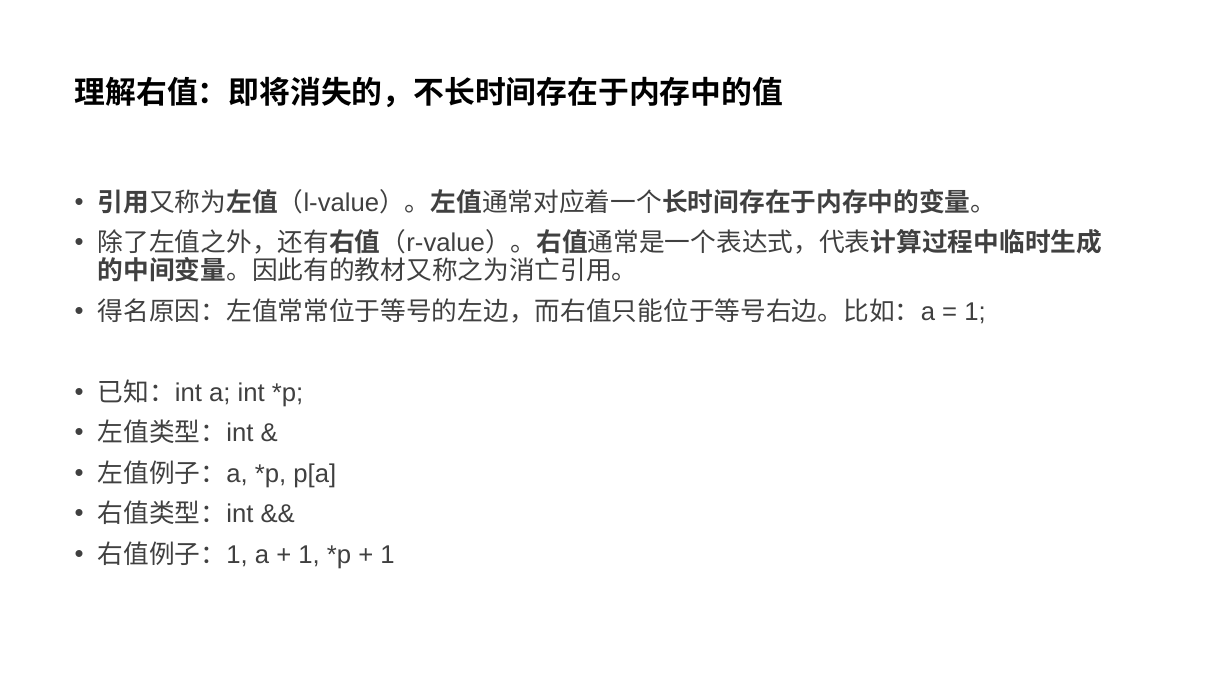
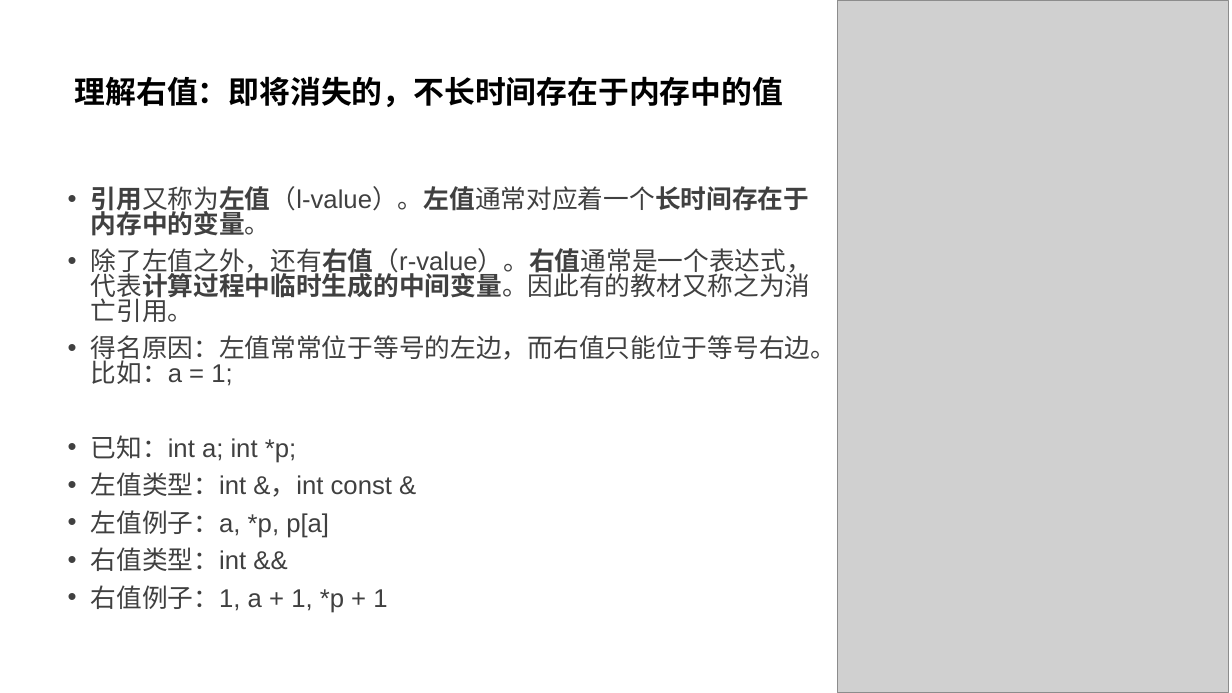
Before and after one commit to parallel101/course, a slide deck: slide 13 of 03/slides.pptx. Drawn at 1232x693 pixels with LibreOffice and Linux fonts; fonts in the diff are those of the drawing; grey boxes stand for pictures. Boxes give left, top, right and bottom in pixels: in the first picture for what was removed or moved away, otherwise in the second. Text is boxed around its words. In the diff, an @@ line names an element or a change of style, - is before the commit and + after.

```diff
--- a/03/slides.pptx
+++ b/03/slides.pptx
@@ picture added at (837, 1, 1228, 693) @@
@@ text "引用又称为左值（l-value）。左值通常对应着一个长时间存在于内存中的变量。": place and size @@
-text "引用又称为左值（l-value）。左值通常对应着一个长时间存在于内存中的变量。" at (98, 189, 1102, 569)
+text "引用又称为左值（l-value）。左值通常对应着一个长时间存在于内存中的变量。" at (91, 186, 837, 613)
@@ text at (91, 186, 837, 613): line spacing 0.9 to 0.8 @@
@@ text at (91, 472, 392, 497): text changed @@
-• 左值类型：int &
+• 左值类型：int &，int const &
```
Also in this commit, not shown: 2 other slides changed, 4 other files.
